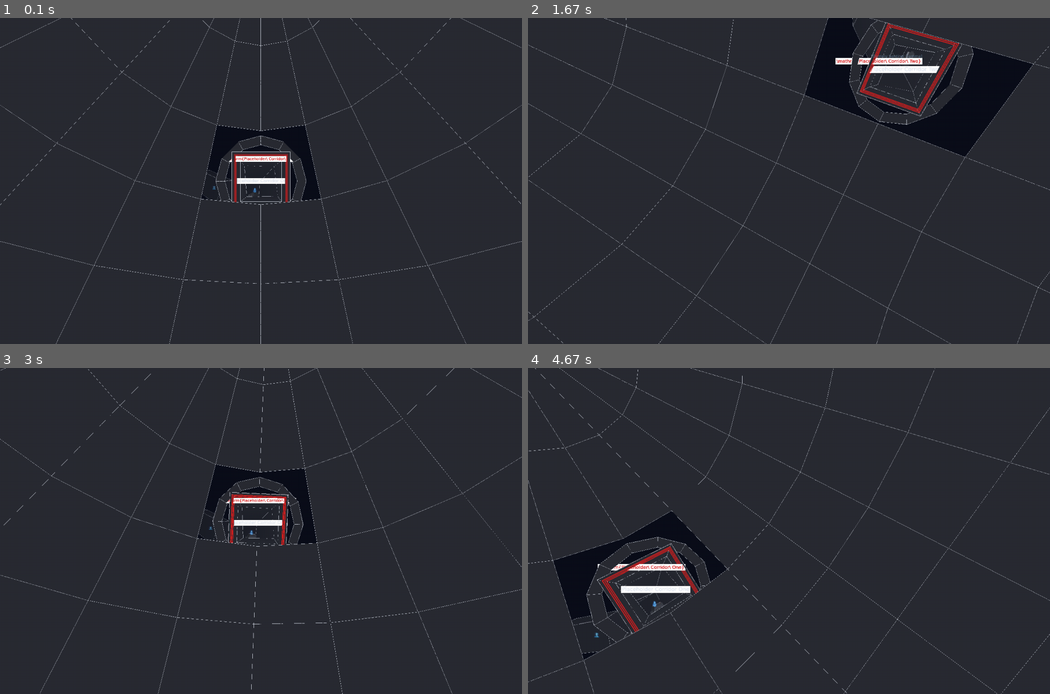
Above: before the commit, frames 1-4 (two rows, left to right).
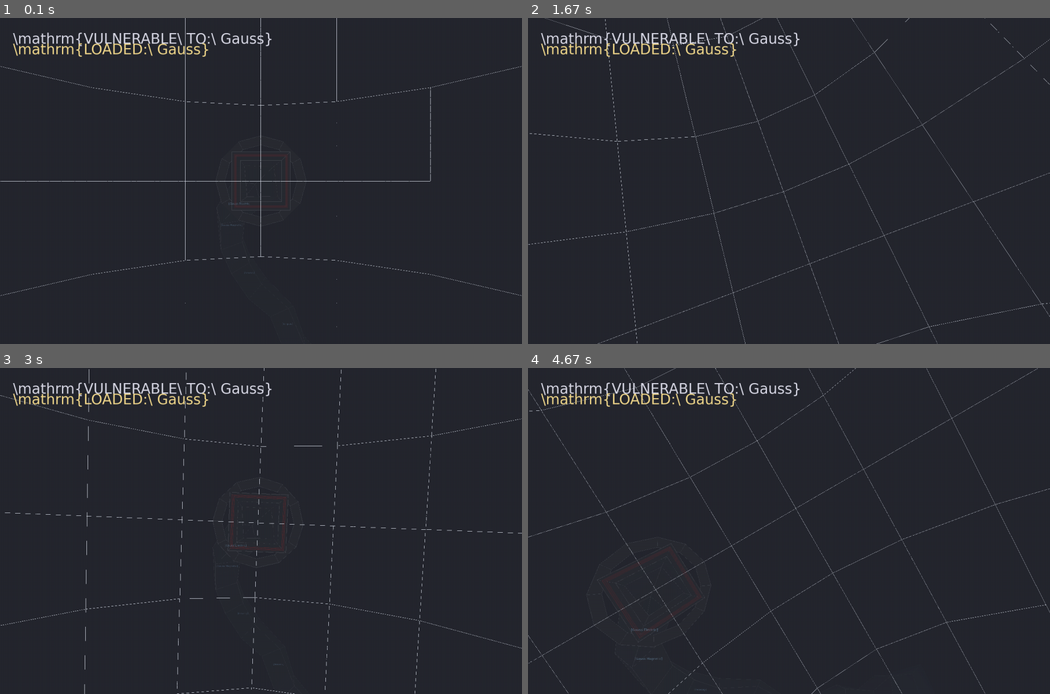
Above: after the commit, the same moments.

Repository: strulovitz/peaktogether-website
Game: pygame game, started from app.py
Two runs of this game, one before a commit and one after it. Both use one fixed random seed, a clock stepped at 60 frames per second and the inputs below.
Inputs:
- Up to frame 1 (0.1 s): no input
- Up to frame 2 (1.67 s): hold Right 0.33-0.8 s; hold Up 0.83-1.13 s; hold Right 1.17-1.63 s
- Up to frame 3 (3 s): hold Left 1.67-2.2 s; hold Down 2.23-2.53 s; hold Left 2.57-2.97 s
- Up to frame 4 (4.67 s): hold Up 3-3.37 s; hold Right 3.4-4.03 s; hold Down 4.07-4.43 s; hold Left from 4.47 s (still down)

The runs differ from the first frame. In frame 1, 5.2% of the frame differs, in the area x 0-100%, y 0-100%; in frame 2, 10%; in frame 3, 5.4%; in frame 4, 7.1%.

Commit message:
Brief #9 Part D (corrected child): wire combat into app.py — Maxwell level, rising-edge keys, combat between slots 6-7, HUD between 10-11, flush untouched

Diff:
--- a/app.py
+++ b/app.py
@@ -45,6 +45,7 @@
 
 import render
 import palette
+import combat                            # Brief #9
 from level_parser import load_level
 from content_parser import ParseError
 from hub_builder import build_hub
@@ -55,7 +56,7 @@
 # ---------------------------------------------------------------------------
 
 WIN_SIZE = (1280, 800)          # verbatim from hub_demo.py
-LEVEL_MANIFEST = "levels/intro.txt"   # confirmed: loads 3 distinct corridors
+LEVEL_MANIFEST = "levels/maxwell.txt"   # Brief #9: Maxwell test corridor
 
 # Fog: production values, copied verbatim from hub_demo.py. These equal
 # render.DARKNESS_START / DARKNESS_END, i.e. render's own defaults — not
@@ -154,12 +155,16 @@
     # --- spawn facing door 0 (PATH 1) ---
     ship = _make_ship(hub)
 
+    # Brief #9: combat state (owns fire/match/HUD)
+    combat_state = combat.Combat()
+
     # Initial fog set (matches hub_demo.py, which sets it once at setup and
     # again every frame; we mirror that).
     render.set_fog(start=FOG_START, end=FOG_END, color=palette.CLEAR_COLOR)
 
     clock = pygame.time.Clock()
     running = True
+    prev_keys = pygame.key.get_pressed()   # Brief #9: rising-edge tracking
     while running:
         dt = clock.tick(60) / 1000.0
 
@@ -171,6 +176,11 @@
 
         keys = pygame.key.get_pressed()
 
+        # Brief #9: rising-edge detection for combat keys
+        fire_edge  = keys[pygame.K_SPACE]          and not prev_keys[pygame.K_SPACE]
+        prev_edge  = keys[pygame.K_LEFTBRACKET]    and not prev_keys[pygame.K_LEFTBRACKET]
+        next_edge  = keys[pygame.K_RIGHTBRACKET]   and not prev_keys[pygame.K_RIGHTBRACKET]
+
         # ---- CANONICAL FRAME ORDER ----
         # 1. clear
         glClearColor(*palette.CLEAR_COLOR, 1.0)
@@ -192,6 +202,10 @@
         # 6. advance world animation / corridor state
         hub.update(dt, ship.pos)
 
+        # Brief #9: combat (fire, auto-face, fizzle timer)
+        combat_state.handle_input(fire_edge, prev_edge, next_edge, ship, hub)
+        combat_state.update(dt, ship, hub)
+
         # 7. QUEUE all walls (atrium shell + door frames + corridor walls)
         hub.draw_world(cr, cu, texcache)
 
@@ -205,6 +219,11 @@
         # 10. labels / billboards (mathtext; last)
         hub.draw_labels(cr, cu, texcache)
 
+        # Brief #9: combat HUD (text only; between labels and flip)
+        render.begin_2d(*WIN_SIZE)
+        combat_state.draw_hud(texcache, WIN_SIZE)
+        render.end_2d()
+
         # optional debug overlay (off by default)
         if SHOW_HUD:
             _draw_debug_hud(texcache, clock.get_fps(), ship)
@@ -212,6 +231,8 @@
         # 11. present
         pygame.display.flip()
 
+        prev_keys = keys   # Brief #9: snapshot for next frame's rising edges
+
     pygame.quit()
     sys.exit(0)
 
